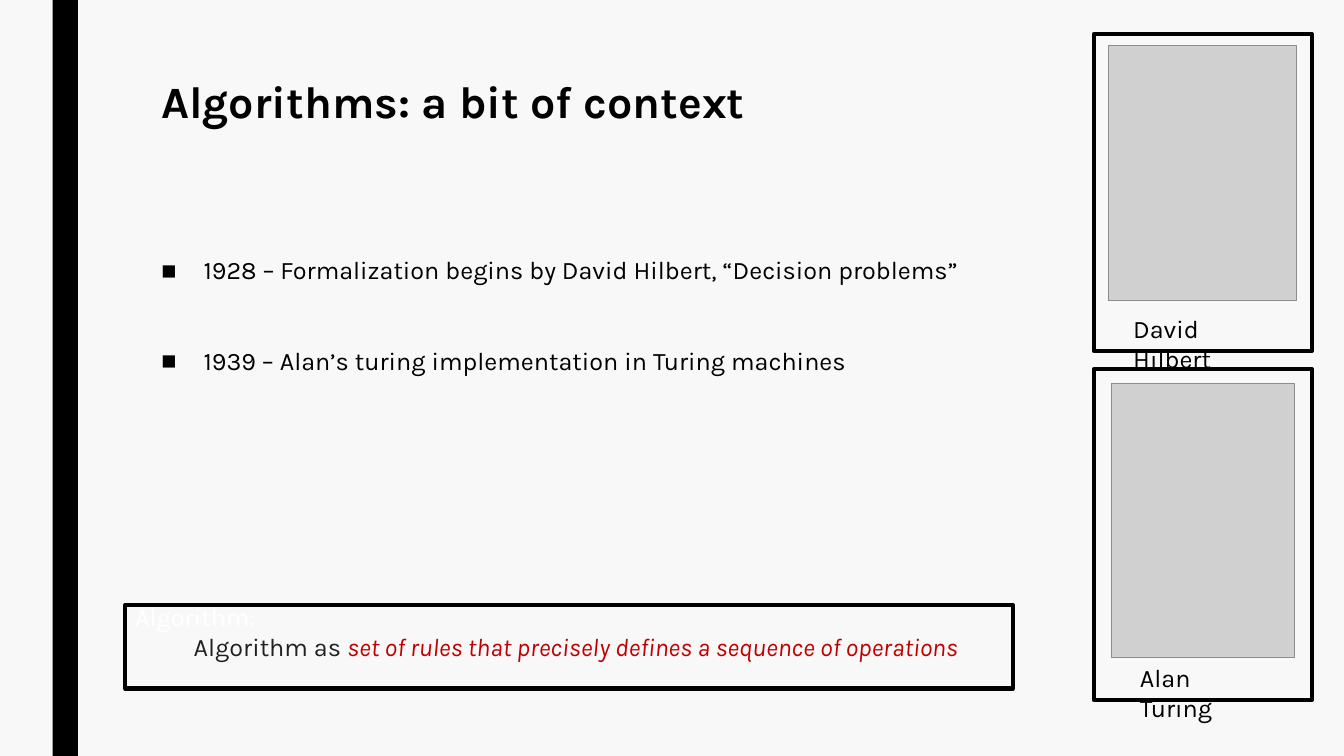
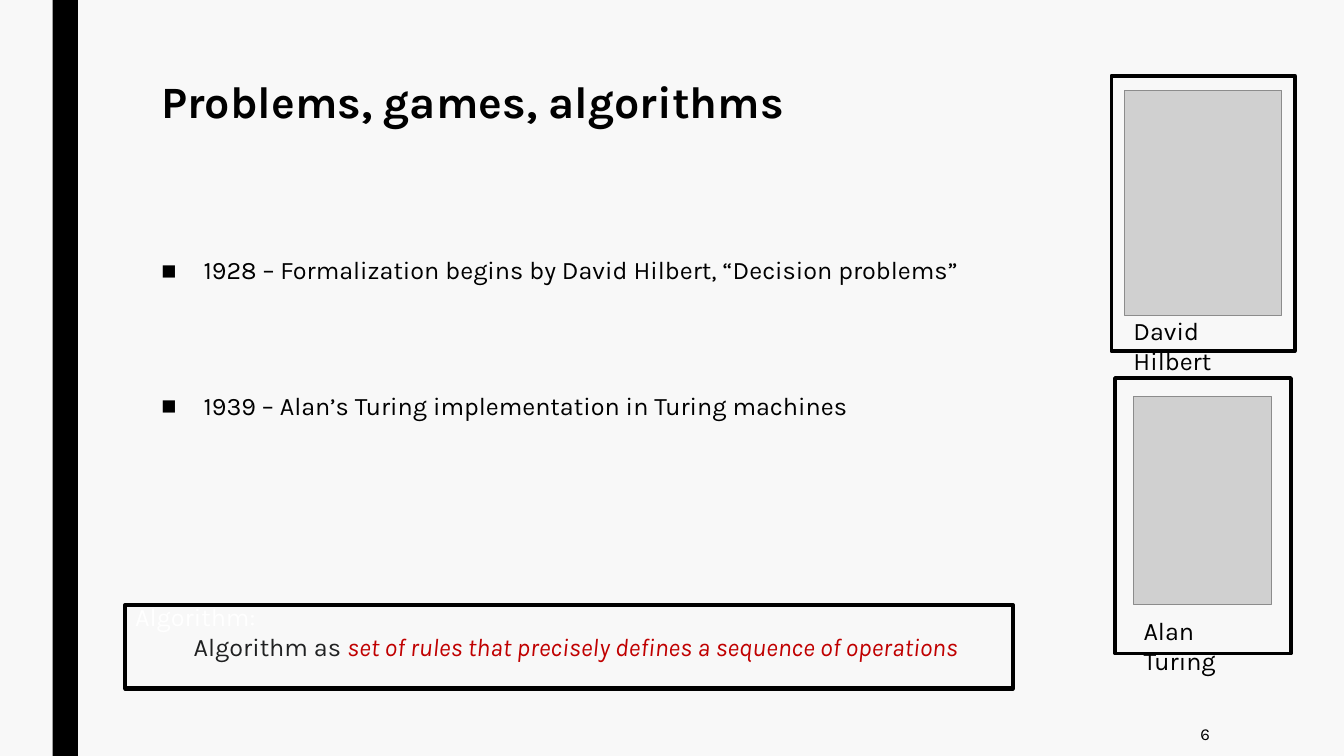
Before and after one commit to jurtasun/presentations, a slide deck: slide 8 of 202306_LMS_Complexity/230619_LMS_Complexity.ppt. Drawn at 1344x756 pixels with LibreOffice and Linux fonts; fonts in the diff are those of the drawing; grey boxes stand for pictures. Boxes give left, top, right and bottom in pixels: in the first picture for what was removed or moved away, otherwise in the second. Text is boxed around its words. In the diff, an @@ line names an element or a change of style, - is before the commit and + after.

```diff
--- a/202306_LMS_Complexity/230619_LMS_Complexity.ppt
+++ b/202306_LMS_Complexity/230619_LMS_Complexity.ppt
@@ title at (161, 86, 784, 130): text changed @@
-Algorithms: a bit of context
+Problems, games, algorithms
@@ rectangle: place and size @@
-rectangle at (1094, 34, 1313, 351)
+rectangle at (1112, 76, 1296, 351)
@@ picture: place and size @@
-picture at (1109, 45, 1298, 300)
+picture at (1124, 91, 1282, 316)
@@ rectangle: place and size @@
-rectangle at (1094, 369, 1313, 700)
+rectangle at (1115, 378, 1292, 653)
@@ text at (204, 397, 847, 422): text changed @@
-■ 1939 – Alan’s turing implementation in Turing machines
+■ 1939 – Alan’s Turing implementation in Turing machines
@@ picture: place and size @@
-picture at (1112, 383, 1295, 657)
+picture at (1133, 396, 1271, 604)
@@ text "Alan Turing": place and size @@
-text "Alan Turing" at (1140, 669, 1212, 723)
+text "Alan Turing" at (1144, 622, 1216, 676)
@@ text added at (1200, 729, 1210, 740), 12 pt, text #000000 @@
+6
```
Also in this commit, not shown: 7 other slides changed.
